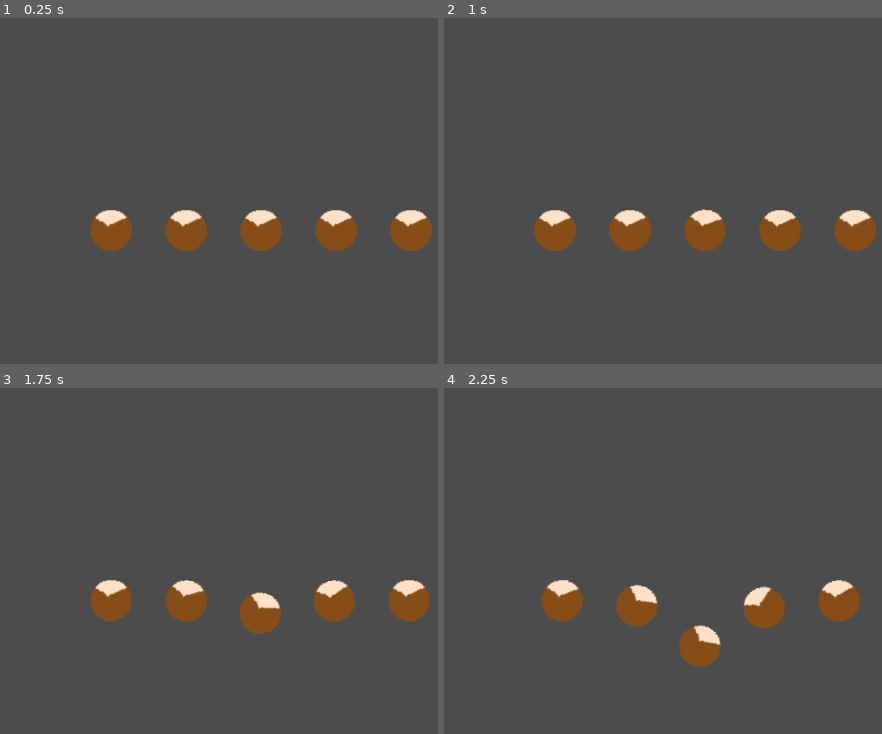
Above: before the commit, frames 1-4 (two rows, left to right).
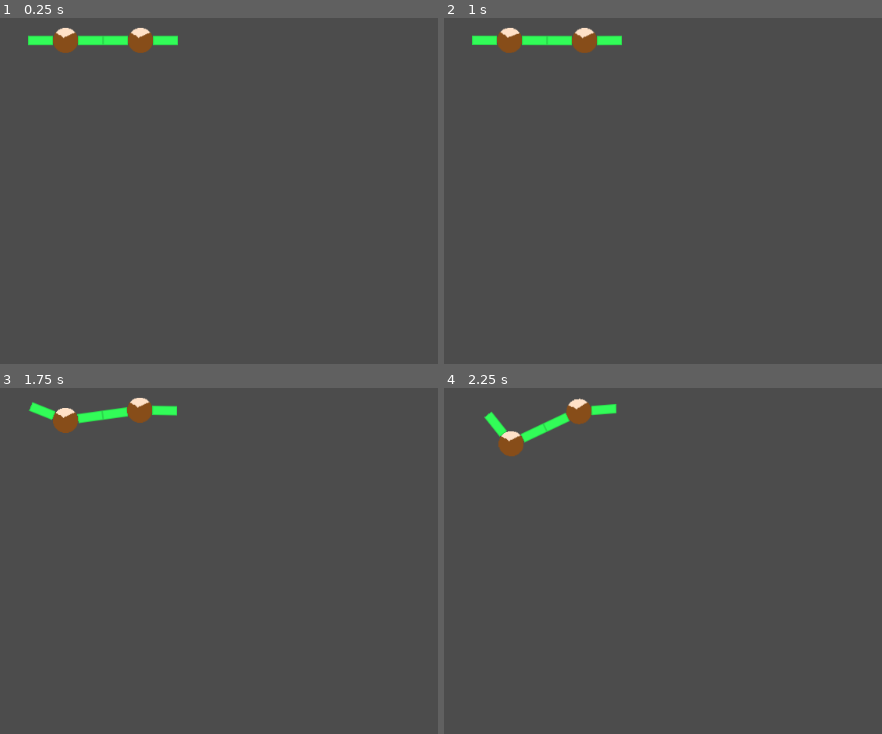
Above: after the commit, the same moments.

Repository: jmvlangen/GMTK2021
Game: Godot game, scene res://Chain.tscn
Two runs of this game, one before a commit and one after it. Both use one fixed random seed, a clock stepped at 60 frames per second and the inputs below. The project has no main scene, so this scene is started directly.
Inputs:
- Up to frame 1 (0.25 s): no input
- Up to frame 2 (1 s): tap Enter at 0.5 s; hold Right (ui_right) from 0.53 s (still down)
- Up to frame 3 (1.75 s): release Right (ui_right) at 1.28 s; hold Down (ui_down) from 1.28 s (still down)
- Up to frame 4 (2.25 s): release Down (ui_down) at 2.03 s; hold Right (ui_right) from 2.03 s (still down)

The runs differ from the first frame. In frame 1, 5.8% of the frame differs, in the area x 6-99%, y 2-68%; in frame 2, 5.9%; in frame 3, 5.8%; in frame 4, 5.8%.

Commit message:
New physics based solution

Diff:
--- a/Chain.tscn
+++ b/Chain.tscn
@@ -1,48 +1,77 @@
-[gd_scene load_steps=2 format=2]
+[gd_scene load_steps=4 format=2]
 
-[ext_resource path="res://Person.tscn" type="PackedScene" id=1]
+[ext_resource path="res://Head.tscn" type="PackedScene" id=1]
+[ext_resource path="res://SingleArm.tscn" type="PackedScene" id=2]
+[ext_resource path="res://DoubleArm.tscn" type="PackedScene" id=3]
 
-[node name="Chain" type="Node2D"]
-position = Vector2( 518.577, 428.781 )
+[node name="Construct" type="Node2D"]
+position = Vector2( 268.268, 185.206 )
 __meta__ = {
 "_edit_group_": true
 }
 
-[node name="Person0" parent="." instance=ExtResource( 1 )]
-has_control = true
-left_path = NodePath("../Personm1")
-right_path = NodePath("../Person1")
+[node name="Head" parent="." instance=ExtResource( 1 )]
+controlled = true
 
-[node name="PinJoint2D" type="PinJoint2D" parent="Person0"]
+[node name="RightShoulder" type="PinJoint2D" parent="Head"]
 node_a = NodePath("..")
-node_b = NodePath("../../Person1")
+node_b = NodePath("../../DoubleArm")
 
-[node name="PinJoint2D2" type="PinJoint2D" parent="Person0"]
+[node name="LeftShoulder" type="PinJoint2D" parent="Head"]
 node_a = NodePath("..")
-node_b = NodePath("../../Personm1")
+node_b = NodePath("../../LeftArm")
 
-[node name="Personm1" parent="." instance=ExtResource( 1 )]
-position = Vector2( -96, 0 )
-left_path = NodePath("../Personm2")
-right_path = NodePath("../Person0")
+[node name="RightMuscle" type="DampedSpringJoint2D" parent="Head"]
+position = Vector2( 48, 0 )
+rotation = 1.5708
+node_a = NodePath("..")
+node_b = NodePath("../../DoubleArm")
+length = 32.0
+rest_length = 16.0
 
-[node name="PinJoint2D4" type="PinJoint2D" parent="Personm1"]
+[node name="LeftMuscle" type="DampedSpringJoint2D" parent="Head"]
+position = Vector2( -48, 0 )
+rotation = -1.5708
 node_a = NodePath("..")
-node_b = NodePath("../../Personm2")
+node_b = NodePath("../../LeftArm")
+length = 32.0
+rest_length = 16.0
+stiffness = 5.0
 
-[node name="Personm2" parent="." instance=ExtResource( 1 )]
-position = Vector2( -192, 0 )
-right_path = NodePath("../Personm1")
+[node name="LeftArm" parent="." instance=ExtResource( 2 )]
+position = Vector2( -32, 0 )
+rotation = 3.14159
 
-[node name="Person1" parent="." instance=ExtResource( 1 )]
+[node name="DoubleArm" parent="." instance=ExtResource( 3 )]
+position = Vector2( 48, 0 )
+
+[node name="Head2" parent="." instance=ExtResource( 1 )]
 position = Vector2( 96, 0 )
-left_path = NodePath("../Person0")
-right_path = NodePath("../Person2")
 
-[node name="PinJoint2D3" type="PinJoint2D" parent="Person1"]
+[node name="RightShoulder" type="PinJoint2D" parent="Head2"]
 node_a = NodePath("..")
-node_b = NodePath("../../Person2")
+node_b = NodePath("../../RightArm2")
 
-[node name="Person2" parent="." instance=ExtResource( 1 )]
-position = Vector2( 192, 0 )
-left_path = NodePath("../Person1")
+[node name="LeftShoulder" type="PinJoint2D" parent="Head2"]
+node_a = NodePath("..")
+node_b = NodePath("../../DoubleArm")
+
+[node name="RightMuscle" type="DampedSpringJoint2D" parent="Head2"]
+position = Vector2( 48, 0 )
+rotation = 1.5708
+node_a = NodePath("..")
+node_b = NodePath("../../RightArm2")
+length = 32.0
+rest_length = 16.0
+
+[node name="LeftMuscle" type="DampedSpringJoint2D" parent="Head2"]
+position = Vector2( -48, 0 )
+rotation = -1.5708
+node_a = NodePath("..")
+node_b = NodePath("../../DoubleArm")
+length = 32.0
+rest_length = 16.0
+stiffness = 5.0
+
+[node name="RightArm2" parent="." instance=ExtResource( 2 )]
+position = Vector2( 128, 0 )
--- /dev/null
+++ b/DoubleArm.tscn
@@ -0,0 +1,28 @@
+[gd_scene load_steps=3 format=2]
+
+[ext_resource path="res://assets/Arm1.png" type="Texture" id=1]
+
+[sub_resource type="RectangleShape2D" id=1]
+
+[node name="DoubleArm" type="RigidBody2D"]
+
+[node name="Sprite1" type="Sprite" parent="."]
+position = Vector2( -16, 0 )
+texture = ExtResource( 1 )
+
+[node name="Collision1" type="CollisionShape2D" parent="."]
+position = Vector2( -16, 0 )
+scale = Vector2( 1.6, 0.6 )
+shape = SubResource( 1 )
+
+[node name="Sprite2" type="Sprite" parent="."]
+position = Vector2( 16, 0 )
+texture = ExtResource( 1 )
+
+[node name="Collision2" type="CollisionShape2D" parent="."]
+position = Vector2( 16, 0 )
+scale = Vector2( 1.6, 0.6 )
+shape = SubResource( 1 )
+__meta__ = {
+"_edit_group_": true
+}
--- /dev/null
+++ b/Head.gd
@@ -0,0 +1,23 @@
+extends RigidBody2D
+
+export var controlled = false;
+export var move_force := 200;
+export var torque := 400;
+
+var arms = [];
+
+func _integrate_forces(state):
+	if controlled:
+		var move_direction = 0;
+		if Input.is_action_pressed("ui_up"):
+			move_direction += 1
+		if Input.is_action_pressed("ui_down"):
+			move_direction -= 1
+		applied_force = move_direction * Vector2(0, -move_force).rotated(rotation)
+
+		var rotate_direction = 0;
+		if Input.is_action_pressed("ui_left"):
+			rotate_direction -= 1;
+		if Input.is_action_pressed("ui_right"):
+			rotate_direction += 1;
+		applied_torque = rotate_direction * torque
--- /dev/null
+++ b/Head.tscn
@@ -0,0 +1,19 @@
+[gd_scene load_steps=4 format=2]
+
+[ext_resource path="res://assets/Head1.png" type="Texture" id=1]
+[ext_resource path="res://Head.gd" type="Script" id=2]
+
+[sub_resource type="CircleShape2D" id=1]
+
+[node name="Head" type="RigidBody2D"]
+script = ExtResource( 2 )
+__meta__ = {
+"_edit_group_": true
+}
+
+[node name="Sprite" type="Sprite" parent="."]
+texture = ExtResource( 1 )
+
+[node name="Collision" type="CollisionShape2D" parent="."]
+scale = Vector2( 1.6, 1.6 )
+shape = SubResource( 1 )
--- a/MyPerson.gd
+++ /dev/null
@@ -1,30 +0,0 @@
-extends Node2D
-
-export var speed = 200
-export var controlled = false
-
-# Declare member variables here. Examples:
-# var a = 2
-# var b = "text"
-
-
-# Called when the node enters the scene tree for the first time.
-func _ready():
-	pass # Replace with function body.
-
-
-# Called every frame. 'delta' is the elapsed time since the previous frame.
-func _physics_process(delta):
-	if controlled:
-		var velocity = Vector2()  # The player's movement vector.
-		if Input.is_action_pressed("ui_right"):
-			velocity.x += 1
-		if Input.is_action_pressed("ui_left"):
-			velocity.x -= 1
-		if Input.is_action_pressed("ui_down"):
-			velocity.y += 1
-		if Input.is_action_pressed("ui_up"):
-			velocity.y -= 1
-		if velocity.length() > 0:
-			velocity = velocity.normalized() * speed
-		$Head.move_and_slide(velocity)
--- a/MyPerson.tscn
+++ /dev/null
@@ -1,54 +0,0 @@
-[gd_scene load_steps=6 format=2]
-
-[ext_resource path="res://assets/Head1.png" type="Texture" id=1]
-[ext_resource path="res://assets/Arm1.png" type="Texture" id=2]
-[ext_resource path="res://MyPerson.gd" type="Script" id=3]
-
-[sub_resource type="CircleShape2D" id=1]
-
-[sub_resource type="RectangleShape2D" id=2]
-
-[node name="Person" type="Node2D"]
-script = ExtResource( 3 )
-__meta__ = {
-"_edit_group_": true
-}
-
-[node name="Head" type="KinematicBody2D" parent="."]
-
-[node name="HeadSprite" type="Sprite" parent="Head"]
-texture = ExtResource( 1 )
-
-[node name="HeadCollision" type="CollisionShape2D" parent="Head"]
-scale = Vector2( 1.6, 1.6 )
-shape = SubResource( 1 )
-
-[node name="LeftArm" type="RigidBody2D" parent="."]
-position = Vector2( -32, 0 )
-
-[node name="LeftArmSprite" type="Sprite" parent="LeftArm"]
-texture = ExtResource( 2 )
-
-[node name="LeftArmCollision" type="CollisionShape2D" parent="LeftArm"]
-scale = Vector2( 1.6, 0.6 )
-shape = SubResource( 2 )
-
-[node name="RightArm" type="RigidBody2D" parent="."]
-position = Vector2( 32, 0 )
-
-[node name="RightArmSprite" type="Sprite" parent="RightArm"]
-texture = ExtResource( 2 )
-
-[node name="LeftArmCollision" type="CollisionShape2D" parent="RightArm"]
-scale = Vector2( 1.6, 0.6 )
-shape = SubResource( 2 )
-
-[node name="LeftShoulder" type="PinJoint2D" parent="."]
-rotation = 1.5708
-node_a = NodePath("../Head")
-node_b = NodePath("../LeftArm")
-
-[node name="RightShoulder" type="PinJoint2D" parent="."]
-rotation = -1.5708
-node_a = NodePath("../Head")
-node_b = NodePath("../RightArm")
--- a/Person.gd
+++ /dev/null
@@ -1,43 +0,0 @@
-extends RigidBody2D
-
-export var has_control := false;
-export var speed := 200;
-export var torque := 400;
-export var angle_margin = PI / 6;
-export var angle_force = 100
-
-export var left_path : NodePath
-export var right_path : NodePath
-
-onready var left = get_node(left_path)
-onready var right = get_node(right_path)
-
-func _integrate_forces(state):
-	if has_control:
-		var move_direction = 0;
-		if Input.is_action_pressed("ui_up"):
-			move_direction += 1
-		if Input.is_action_pressed("ui_down"):
-			move_direction -= 1
-		applied_force = move_direction * Vector2(0, -speed).rotated(rotation)
-
-		var rotate_direction = 0;
-		if Input.is_action_pressed("ui_left"):
-			rotate_direction -= 1;
-		if Input.is_action_pressed("ui_right"):
-			rotate_direction += 1;
-		applied_torque = rotate_direction * torque
-
-#	if left:
-#		var relative_position : Vector2 = left.position - position
-#		var relative_angle = fposmod(relative_position.angle() - rotation, 2*PI) - PI
-#		if abs(relative_angle) > angle_margin:
-#			print(name, 'left', relative_angle)
-#			# applied_force = Vector2(0, -sign(relative_angle) * angle_force).rotated(rotation)
-#
-#	if right:
-#		var relative_position : Vector2 = right.position - position
-#		var relative_angle = fposmod(relative_position.angle() - rotation + PI, 2*PI) - PI
-#		if abs(relative_angle) > angle_margin:
-#			print(name, 'right', relative_angle)
-#			# applied_force += Vector2(0, -sign(relative_angle) * angle_force).rotated(rotation)
--- a/Person.tscn
+++ /dev/null
@@ -1,18 +0,0 @@
-[gd_scene load_steps=4 format=2]
-
-[ext_resource path="res://assets/Head1.png" type="Texture" id=1]
-[ext_resource path="res://Person.gd" type="Script" id=3]
-
-[sub_resource type="CircleShape2D" id=1]
-radius = 27.1407
-
-[node name="PersonTest" type="RigidBody2D"]
-can_sleep = false
-script = ExtResource( 3 )
-
-[node name="CollisionShape2D" type="CollisionShape2D" parent="."]
-shape = SubResource( 1 )
-
-[node name="Sprite" type="Sprite" parent="."]
-scale = Vector2( 1.64, 1.64 )
-texture = ExtResource( 1 )
--- /dev/null
+++ b/SingleArm.tscn
@@ -0,0 +1,17 @@
+[gd_scene load_steps=3 format=2]
+
+[ext_resource path="res://assets/Arm1.png" type="Texture" id=1]
+
+[sub_resource type="RectangleShape2D" id=1]
+
+[node name="SingleArm" type="RigidBody2D"]
+__meta__ = {
+"_edit_group_": true
+}
+
+[node name="Sprite" type="Sprite" parent="."]
+texture = ExtResource( 1 )
+
+[node name="Collision" type="CollisionShape2D" parent="."]
+scale = Vector2( 1.6, 0.6 )
+shape = SubResource( 1 )
